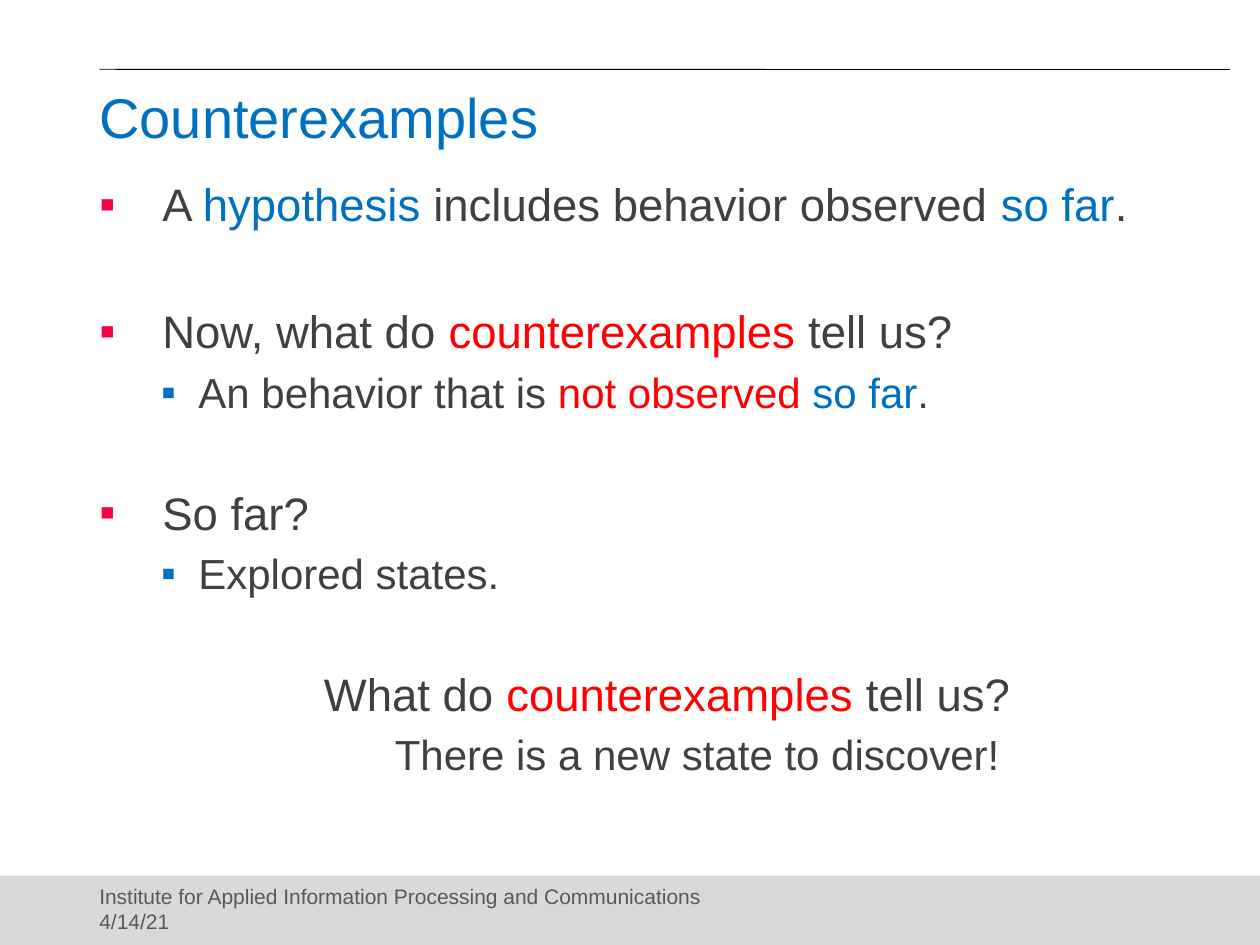
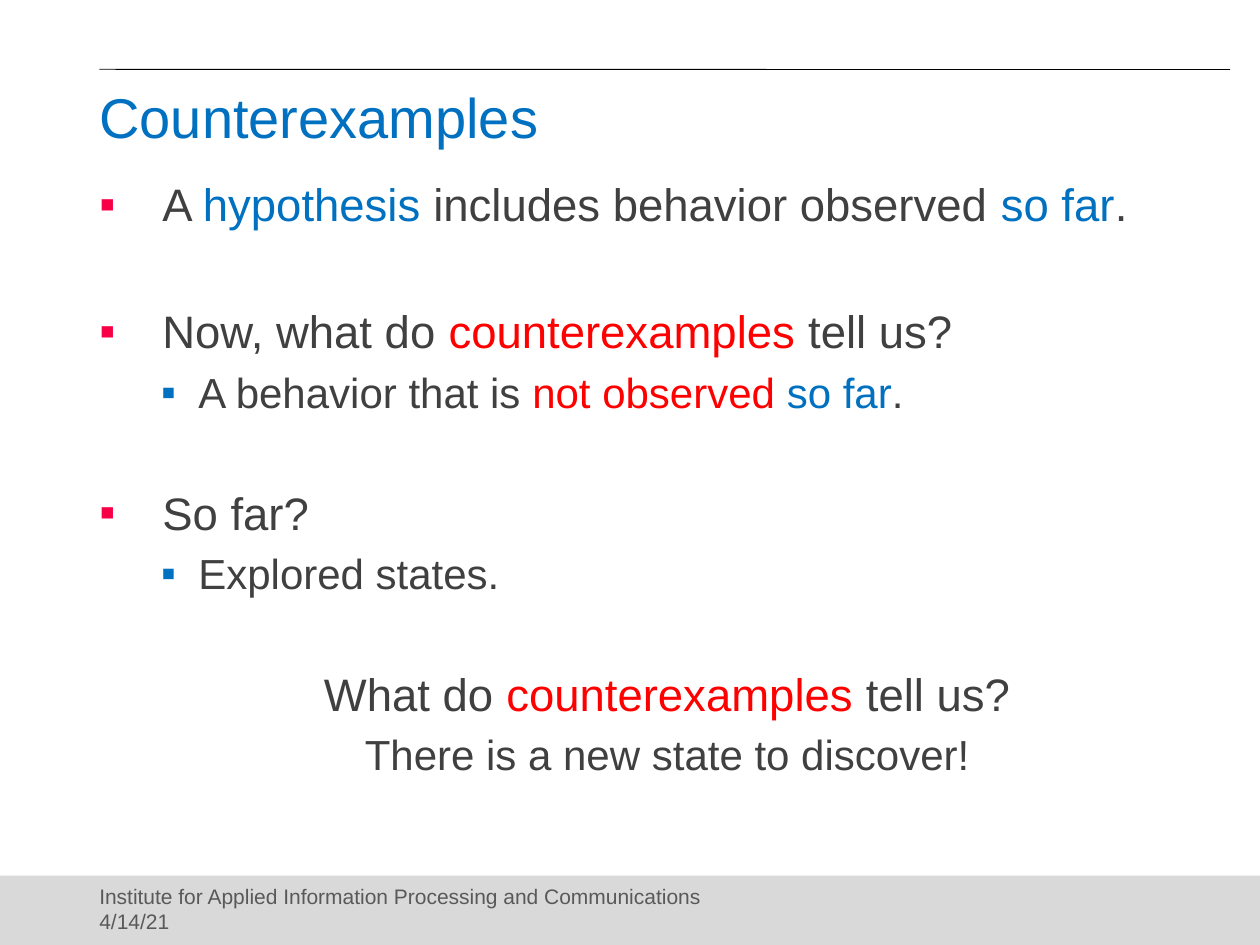
Before and after one commit to 3brahimi/lstar_tutorial, a slide deck: slide 11 of slides/Mealy.pptx. Drawn at 1260x945 pixels with LibreOffice and Linux fonts; fonts in the diff are those of the drawing; background and template pictures are left out. Boxes give left, top, right and bottom in pixels: in the first picture for what was removed or moved away, otherwise in the second. Text is boxed around its words. In the diff, an @@ line names an element or a change of style, - is before the commit and + after.

Commit message:
minor.

```diff
--- a/slides/Mealy.pptx
+++ b/slides/Mealy.pptx
@@ text at (x1=198, y1=377, x2=904, y2=409): text changed @@
-  ▪ An behavior that is not observed so far.
+  ▪ A behavior that is not observed so far.
@@ text at (x1=365, y1=739, x2=969, y2=771): indent changed @@
```
